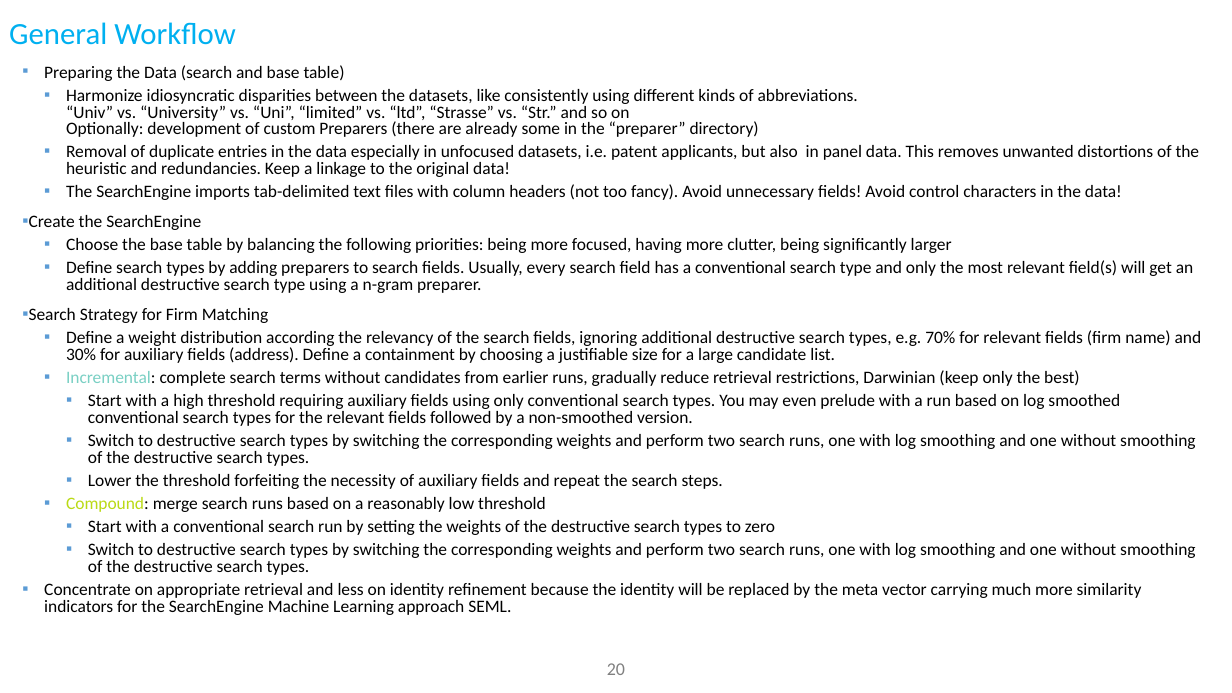
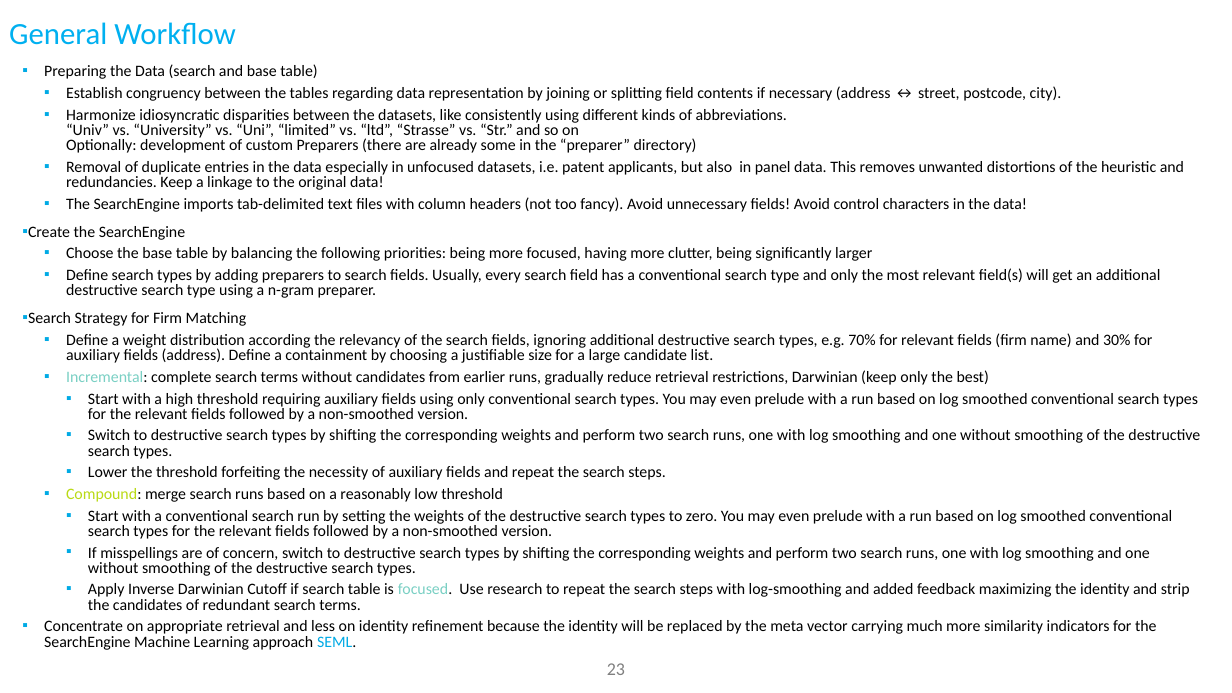
Before and after one commit to ThorstenDoherr/searchengine, a slide deck: slide 23 of doc/SearchEngine_Slides.pptx (slide 20 before the commit). Drawn at 1232x693 pixels with LibreOffice and Linux fonts; fonts in the diff are those of the drawing; background and template pictures are left out. Boxes give left, top, right and bottom in pixels: in the first picture for what was removed or moved away, otherwise in the second. Text is boxed around its words. In the diff, an @@ line names an element or a change of style, - is before the commit and + after.

```diff
--- a/doc/SearchEngine_Slides.pptx
+++ b/doc/SearchEngine_Slides.pptx
@@ text at box(28, 64, 1198, 650): size 13.6 to 12.4 pt in "Preparing the Data (search and base table)", "Harmonize idiosyncratic disparities between the datasets, li ...", "Removal of duplicate entries in the data ...", "The SearchEngine imports tab-delimited text files with ..." and 10 more places; text colour #000000 to #00AAE5 in "SEML."; bullet colour #5B9BD5 to #00AAE5 @@
@@ text at box(66, 86, 1062, 101): paragraph added @@
+  ▪ Establish congruency between the tables regarding data representation by joining or splitting field contents if necessary (address ↔ street, postcode, city).
@@ text at box(88, 429, 1200, 459): text changed; size 13.6 to 12.4 pt @@
-    ▪ Switch to destructive search types by switching the corresponding weights and perform two search runs, one with log smoothing and one without smoothing of the destructive search types.
+    ▪ Switch to destructive search types by shifting the corresponding weights and perform two search runs, one with log smoothing and one without smoothing of the destructive search types.
@@ text at box(88, 510, 1190, 610): text changed; size 13.6 to 12.4 pt @@
-    ▪ Start with a conventional search run by setting the weights of the destructive search types to zero
-    ▪ Switch to destructive search types by switching the corresponding weights and perform two search runs, one with log smoothing and one without smoothing of the destructive search types.
+    ▪ Start with a conventional search run by setting the weights of the destructive search types to zero. You may even prelude with a run based on log smoothed conventional search types for the relevant fields followed by a non-smoothed version.
+    ▪ If misspellings are of concern, switch to destructive search types by shifting the corresponding weights and perform two search runs, one with log smoothing and one without smoothing of the destructive search types.
+    ▪ Apply Inverse Darwinian Cutoff if search table is focused. Use research to repeat the search steps with log-smoothing and added feedback maximizing the identity and strip the candidates of redundant search terms.
@@ page number at box(607, 663, 625, 675): text changed @@
-20
+23
```
Also in this commit, not shown: 9 other slides changed, 3 slides added, 3 other files.
